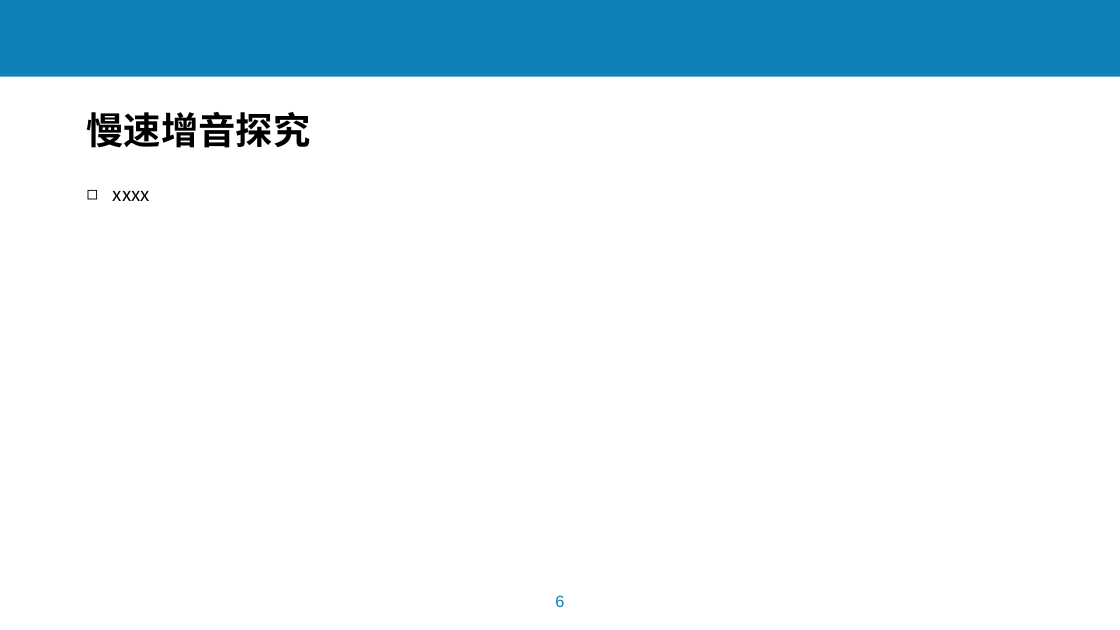
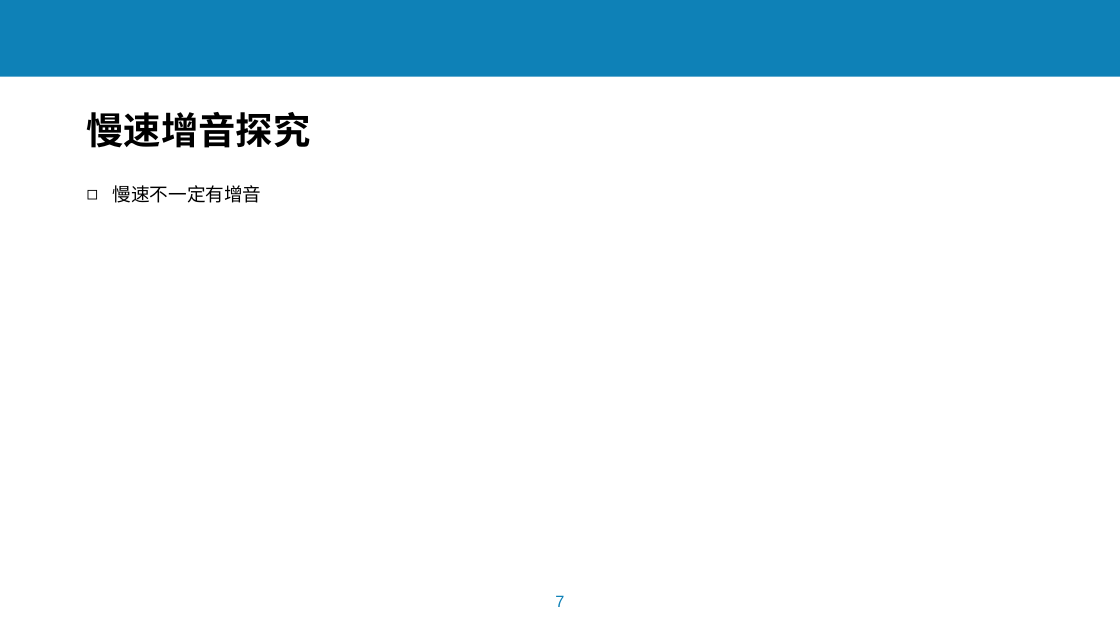
Before and after one commit to lchmoxing/audio_tsm_test, a slide deck: slide 7 of documents/基于音频预处理过程的语音识别系统攻击5.6_brief.pptx (slide 6 before the commit). Drawn at 1120x630 pixels with LibreOffice and Linux fonts; fonts in the diff are those of the drawing; background and template pictures are left out. Boxes give left, top, right and bottom in pixels: in the first picture for what was removed or moved away, otherwise in the second. Text is boxed around its words. In the diff, an @@ line names an element or a change of style, - is before the commit and + after.

```diff
--- a/documents/基于音频预处理过程的语音识别系统攻击5.6_brief.pptx
+++ b/documents/基于音频预处理过程的语音识别系统攻击5.6_brief.pptx
@@ text at (x1=113, y1=185, x2=262, y2=203): text changed @@
-◻ xxxx
+◻ 慢速不一定有增音
@@ page number at (x1=555, y1=595, x2=564, y2=607): text changed @@
-6
+7
```
Also in this commit, not shown: 3 other slides changed, 1 slide added.
